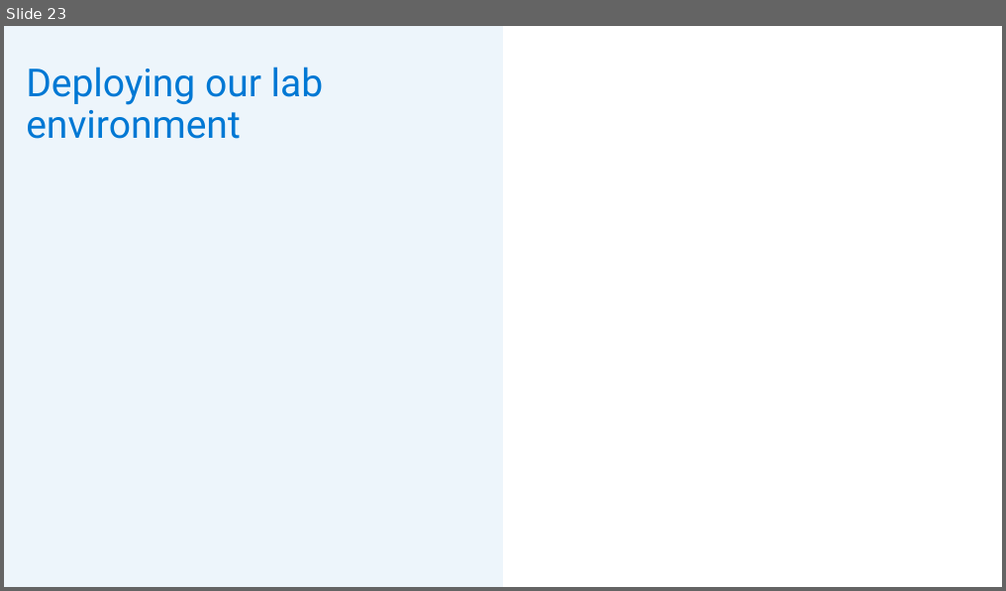
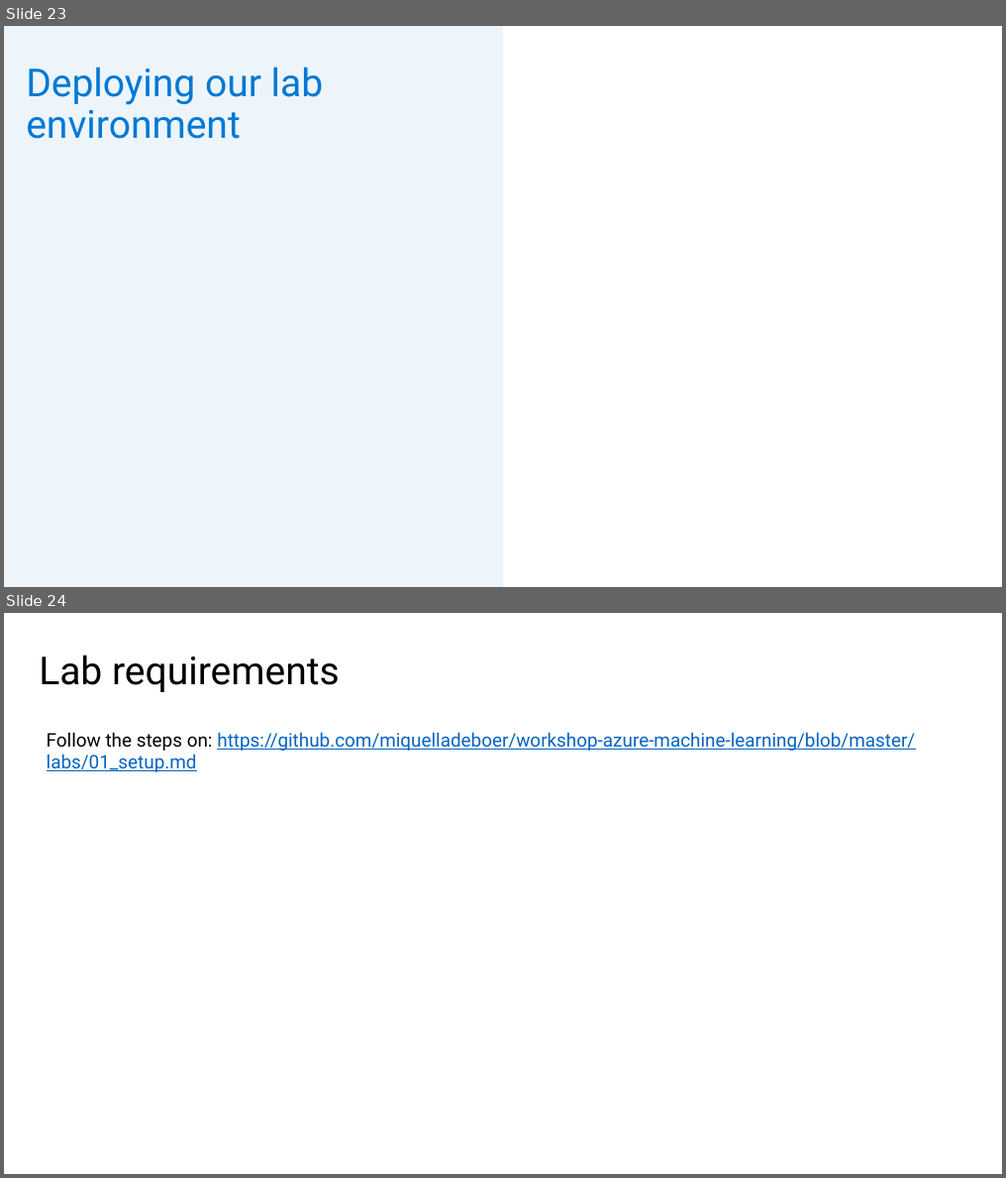
Before and after one commit to miquelladeboer/workshop-azure-machine-learning, a slide deck: Powerpoints/Module 1 - Introduction.pptx. Shown one above the other, each under a label of ours: slide 23 before the commit, slides 23 and 24 after it. The pictures are 1006x591 and 1006x1178 pixels, drawn with LibreOffice and Linux fonts; fonts in the diff are those of the drawing; background and template pictures are left out. Boxes give left, top, right and bottom in pixels: in the first picture for what was removed or moved away, otherwise in the second. Text is boxed around its words. In the diff, an @@ line names an element or a change of style, - is before the commit and + after.

```diff
--- a/Powerpoints/Module 1 - Introduction.pptx
+++ b/Powerpoints/Module 1 - Introduction.pptx
@@ slide 24 added at (x1=4, y1=613, x2=1002, y2=1174), background #FFFFFF @@
@@ title added at (x1=39, y1=655, x2=340, y2=692), 37.2 pt, text #000000 @@
+Lab requirements
@@ text added at (x1=47, y1=732, x2=915, y2=772), 18 pt, text #0563C1, underline @@
+Follow the steps on: https://github.com/miquelladeboer/workshop-azure-machine-learning/blob/master/labs/01_setup.md
```
Also in this commit, not shown: 1 slide removed, 3 other files.
